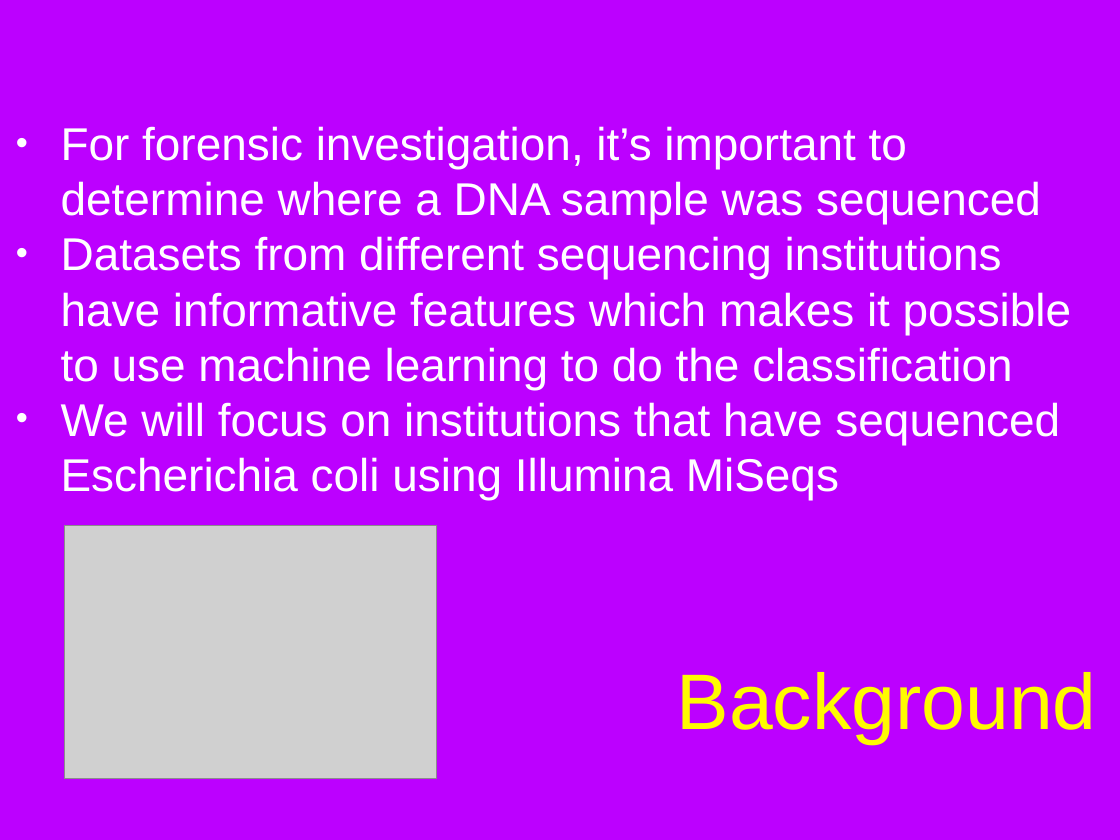
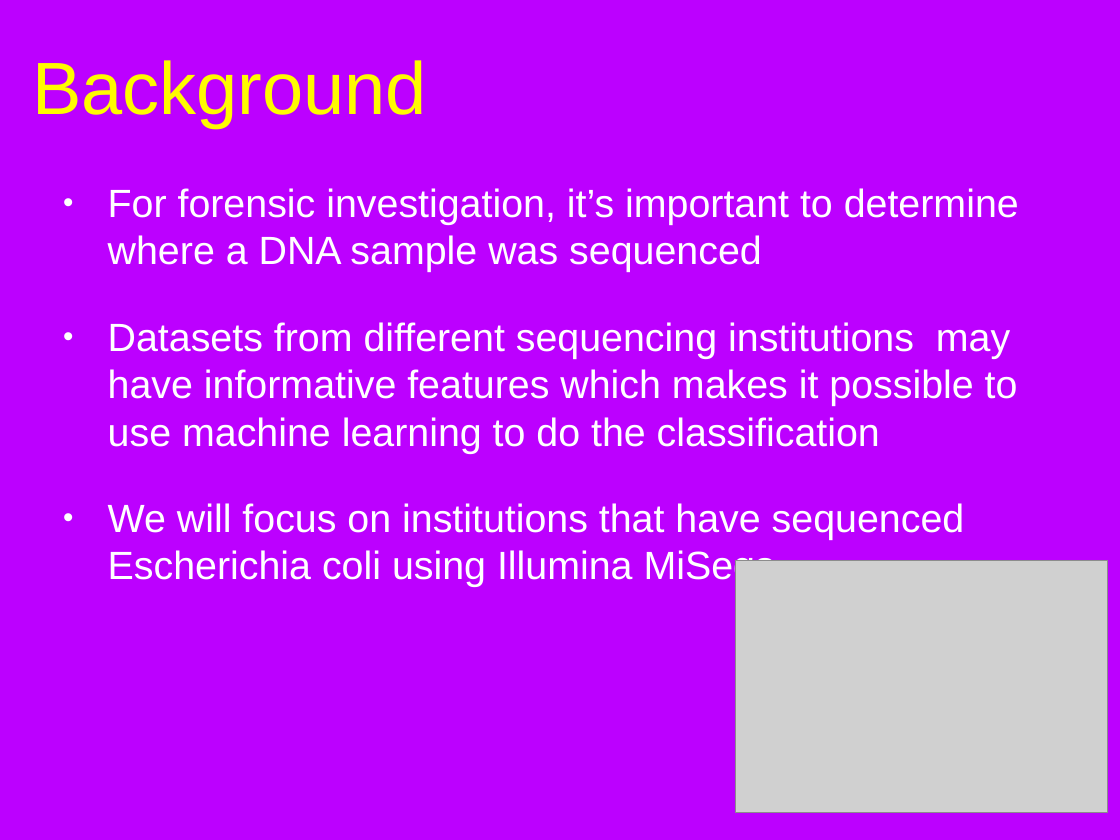
Before and after one commit to bx3/EE595, a slide deck: slide 2 of document/595final_v3_fan.pptx. Drawn at 1120x840 pixels with LibreOffice and Linux fonts; fonts in the diff are those of the drawing; grey boxes stand for pictures; background and template pictures are left out. Boxes give left, top, right and bottom in pixels: in the first picture for what was removed or moved away, otherwise in the second. Text is boxed around its words. In the diff, an @@ line names an element or a change of style, - is before the commit and + after.

Commit message:
Tried using SVM for all featues. Edited presentation a little bit.

```diff
--- a/document/595final_v3_fan.pptx
+++ b/document/595final_v3_fan.pptx
@@ title "Background": place and size @@
-title "Background" at box(677, 672, 1097, 744)
+title "Background" at box(32, 60, 427, 129)
@@ title "Background" at box(32, 60, 427, 129): size 72 to 67.7 pt; alignment right to left; vertical alignment bottom to middle @@
@@ text "For forensic investigation, it’s important ...": place and size @@
-text "For forensic investigation, it’s important ..." at box(61, 126, 1072, 500)
+text "For forensic investigation, it’s important ..." at box(108, 188, 1019, 587)
@@ text "For forensic investigation, it’s important ..." at box(108, 188, 1019, 587): vertical alignment middle to top @@
@@ text at box(108, 188, 1019, 587): size 42 to 36 pt in "For forensic investigation, it’s important to determine ...", "We will focus on institutions that have ..."; more space between paragraphs @@
@@ text at box(108, 322, 1018, 453): text changed; size 42 to 36 pt @@
-• Datasets from different sequencing institutions have informative features which makes it possible to use machine learning to do the classification
+• Datasets from different sequencing institutions may have informative features which makes it possible to use machine learning to do the classification
@@ picture: place and size @@
-picture at box(64, 526, 436, 779)
+picture at box(736, 560, 1108, 813)
```
Also in this commit, not shown: 3 other slides changed, 3 other files.
